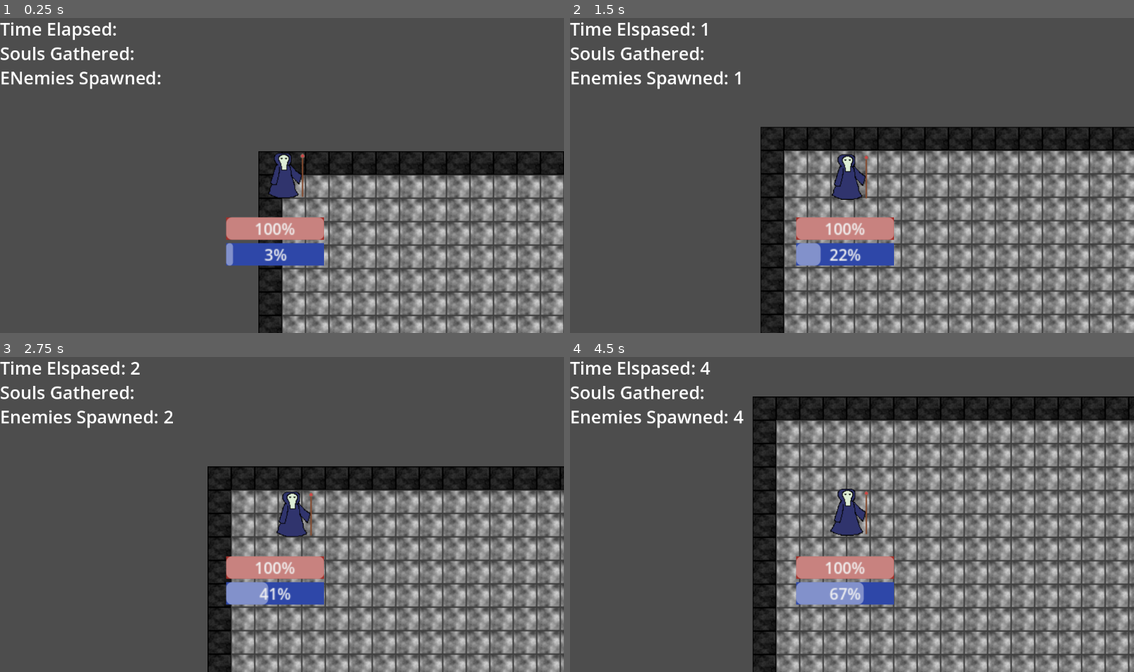
Above: before the commit, frames 1-4 (two rows, left to right).
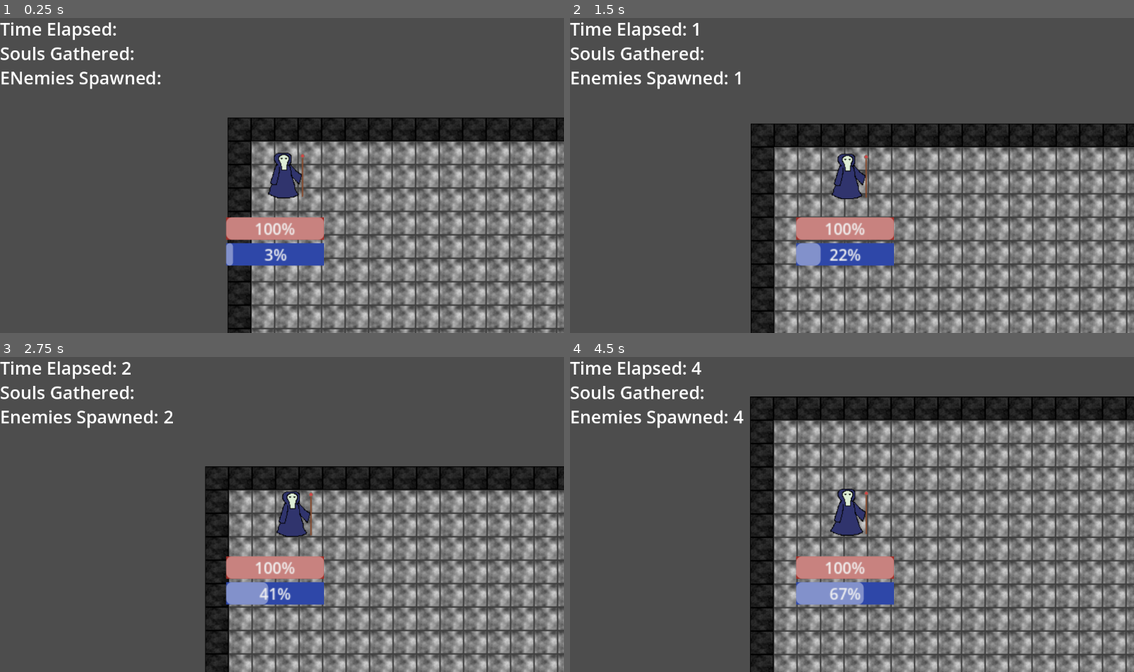
Above: after the commit, the same moments.

Repository: mzhong99/ludum-dare-2024
Game: Godot game, scene res://World/world.tscn
The game is run twice, just before and just after one commit, with the same random seed, the same clock (stepped at 60 frames per second) and the same inputs.
Inputs (mouse positions are in pixels of both pictures, inside the frame that each line leads up to):
- Up to frame 1 (0.25 s): no input
- Up to frame 2 (1.5 s): move the mouse to (976, 159) at 0.52 s; press the mouse at (976, 159) at 0.53 s; move the mouse to (739, 191) at 1.27 s; release the mouse at (739, 191) at 1.28 s; click (739, 191) at 1.35 s
- Up to frame 3 (2.75 s): move the mouse to (338, 445) at 2.02 s; press the mouse at (338, 445) at 2.03 s
- Up to frame 4 (4.5 s): move the mouse to (823, 577) at 2.77 s; release the mouse at (823, 577) at 2.78 s; click (823, 577) at 2.85 s; move the mouse to (1021, 561) at 3.52 s; press the mouse at (1021, 561) at 3.53 s; move the mouse to (682, 467) at 4.27 s; release the mouse at (682, 467) at 4.28 s; click (682, 467) at 4.35 s

The runs differ from the first frame. In frame 1, 30% of the frame differs, in the area x 40-100%, y 31-100%; in frame 2, 27%; in frame 3, 12%; in frame 4, 18%.

Commit message:
almost final version

Diff:
--- /dev/null
+++ b/World/Game.gd
@@ -0,0 +1,28 @@
+extends Control
+
+@export var preload_world: PackedScene = preload("res://World/world.tscn")
+var world = null
+
+# Called when the node enters the scene tree for the first time.
+func _ready():
+	pass # Replace with function body.
+
+
+# Called every frame. 'delta' is the elapsed time since the previous frame.
+func _process(delta):
+	pass
+
+func _world_completed():
+	$Restart.visible = true
+
+		#world.queue_free()
+
+func _on_restart_pressed():
+	if world != null:
+		world.queue_free()
+	world = preload_world.instantiate()
+
+	add_child(world)
+	$Restart.visible = false
+
+	world.connect("world_done", _world_completed)
--- /dev/null
+++ b/World/Game.tscn
@@ -0,0 +1,33 @@
+[gd_scene load_steps=3 format=3 uid="uid://mjaa5kxdm2gj"]
+
+[ext_resource type="Script" path="res://World/Game.gd" id="1_ntlwm"]
+[ext_resource type="Script" path="res://World/Restart.gd" id="2_uwgf3"]
+
+[node name="Game" type="Control"]
+layout_mode = 3
+anchors_preset = 15
+anchor_right = 1.0
+anchor_bottom = 1.0
+grow_horizontal = 2
+grow_vertical = 2
+script = ExtResource("1_ntlwm")
+
+[node name="Restart" type="Button" parent="."]
+top_level = true
+layout_mode = 1
+anchors_preset = 8
+anchor_left = 0.5
+anchor_top = 0.5
+anchor_right = 0.5
+anchor_bottom = 0.5
+offset_left = -576.0
+offset_top = -324.0
+offset_right = -344.0
+offset_bottom = -228.0
+grow_horizontal = 2
+grow_vertical = 2
+theme_override_font_sizes/font_size = 64
+text = "Restart"
+script = ExtResource("2_uwgf3")
+
+[connection signal="pressed" from="Restart" to="." method="_on_restart_pressed"]
--- a/World/world.gd
+++ b/World/world.gd
@@ -1,9 +1,12 @@
 extends Node2D
+class_name World
 
 @export var villager_scene: PackedScene = preload("res://Entity/EnemyVillager.tscn")
 var time_elapsed = 0
 var souls_gathered = 0
 var enemies_spawned_count = 0
+
+signal world_done
 
 # Called when the node enters the scene tree for the first time.
 func _ready():
@@ -16,9 +19,6 @@
 	$HUD/ManaBar.value = $Player.mana_current
 	$HUD/HealthBar.value = $Player.health_current
 
-	# if player is dead, do stuff:
-	if $Player.is_dead:
-		$HUD/Restart.visible = true
 
 func _on_enemy_villager_spawn_timer_timeout():
 	# instantiate mob
@@ -44,7 +44,7 @@
 	time_elapsed += 1
 
 	# redraw time elapsed text on the screen
-	$HUD/ElapsedTimeLbl.text = str("Time Elspased: ", time_elapsed)
+	$HUD/ElapsedTimeLbl.text = str("Time Elapsed: ", time_elapsed)
 
 	# restart timer
 	$TimeElapsed.start()
@@ -56,4 +56,4 @@
 
 func _on_player_on_death():
 	print("on_player_on_death")
-	$HUD/Restart.visible = true
+	emit_signal("world_done")
--- a/World/world.tscn
+++ b/World/world.tscn
@@ -1,10 +1,9 @@
-[gd_scene load_steps=9 format=3 uid="uid://dbwyemc53vo05"]
+[gd_scene load_steps=8 format=3 uid="uid://dbwyemc53vo05"]
 
 [ext_resource type="Script" path="res://World/world.gd" id="1_g1cg1"]
 [ext_resource type="PackedScene" uid="uid://rt3ivbqd26yj" path="res://Arena/Arena.tscn" id="1_v8yog"]
 [ext_resource type="PackedScene" uid="uid://xunr3oc0ogd6" path="res://Entity/UnusedPlayer.tscn" id="2_4x6t3"]
 [ext_resource type="Script" path="res://World/HUD.gd" id="4_qxuh2"]
-[ext_resource type="Script" path="res://World/Restart.gd" id="5_npbvk"]
 
 [sub_resource type="Curve2D" id="Curve2D_q7v4h"]
 _data = {
@@ -32,6 +31,7 @@
 rotation = -0.00506806
 
 [node name="Player" parent="." instance=ExtResource("2_4x6t3")]
+position = Vector2(42, 46)
 health_capacity = 10.0
 
 [node name="EnemyVillagerSpawnTimer" type="Timer" parent="."]
@@ -99,23 +99,6 @@
 theme_override_styles/background = SubResource("StyleBoxFlat_cbinp")
 value = 50.0
 
-[node name="Restart" type="Button" parent="HUD"]
-visible = false
-anchors_preset = 8
-anchor_left = 0.5
-anchor_top = 0.5
-anchor_right = 0.5
-anchor_bottom = 0.5
-offset_left = -116.0
-offset_top = -424.0
-offset_right = 116.0
-offset_bottom = -328.0
-grow_horizontal = 2
-grow_vertical = 2
-theme_override_font_sizes/font_size = 64
-text = "Restart"
-script = ExtResource("5_npbvk")
-
 [connection signal="on_death" from="Player" to="." method="_on_player_on_death"]
 [connection signal="timeout" from="EnemyVillagerSpawnTimer" to="." method="_on_enemy_villager_spawn_timer_timeout"]
 [connection signal="timeout" from="TimeElapsed" to="." method="_on_time_elapsed_timeout"]
Not shown: 1 places in Entity/UnusedPlayer.tscn that only renumber resources
